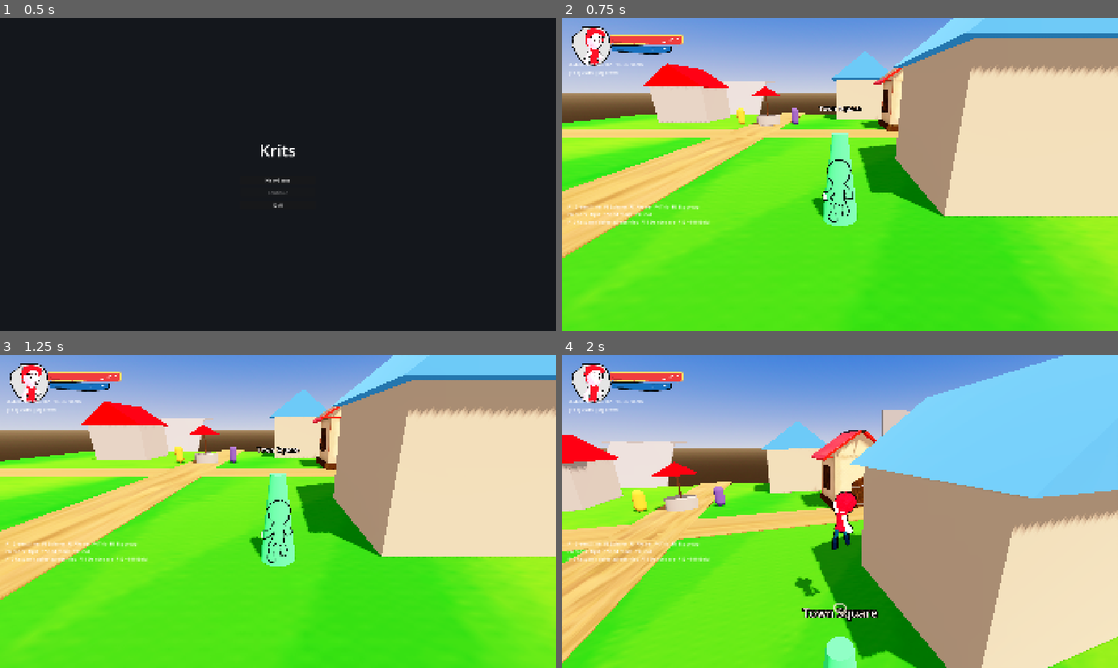
Above: before the commit, frames 1-4 (two rows, left to right).
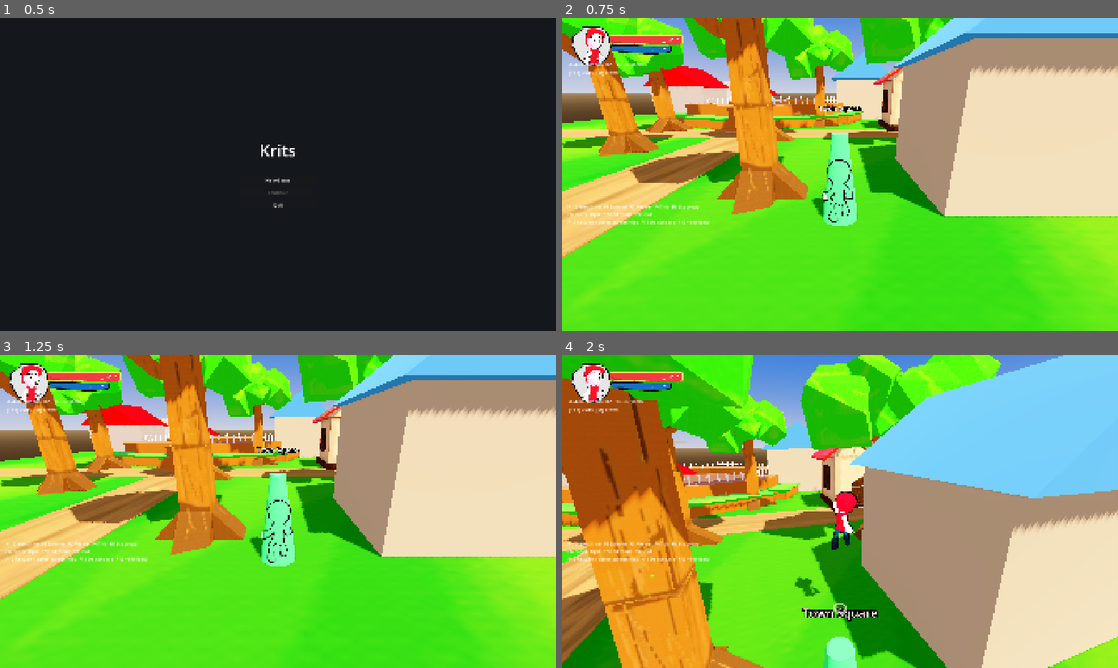
Above: after the commit, the same moments.

Repository: doggoanim/Krits
Game: Godot game, scene res://ui/main_menu.tscn
Same seed, same stepped clock (60 frames per second), same inputs: the game is played once before the commit and once after it.
Inputs (mouse positions are in pixels of both pictures, inside the frame that each line leads up to):
- Up to frame 1 (0.5 s): no input
- Up to frame 2 (0.75 s): click "New Game" at 0.5 s
- Up to frame 3 (1.25 s): no input
- Up to frame 4 (2 s): tap Enter at 1.25 s; move the mouse to (867, 511) at 1.27 s; hold W (move_forward) from 1.28 s (still down); hold Ctrl (crouch_pound) from 1.28 s (still down); click (867, 511) at 1.42 s; tap Space (jump) at 1.52 s

Frame 1 is identical in both runs. In frame 2, 19% of the frame differs, in the area x 0-71%, y 0-63%; in frame 3, 19%; in frame 4, 36%, in the area x 0-79%, y 0-100%.

Commit message:
more assets

Diff:
--- a/world/hometown.tscn
+++ b/world/hometown.tscn
@@ -7,8 +7,16 @@
 [ext_resource type="Script" uid="uid://cs21yl2vng0jt" path="res://world/shop_keeper.gd" id="1_shopkeeper"]
 [ext_resource type="Script" uid="uid://c4mis6pkpkvbk" path="res://world/spawnpoint.gd" id="1_spawn"]
 [ext_resource type="Texture2D" uid="uid://biqs2l4jk2u38" path="res://assets/textures/dirt_1.jpg" id="2_dvlkn"]
+[ext_resource type="PackedScene" uid="uid://dld5ve85ktgju" path="res://assets/world/lake_chesburg.glb" id="2_l8gsu"]
+[ext_resource type="PackedScene" uid="uid://bfbpaevs3oe6f" path="res://assets/world/tree_chesburg_1.glb" id="10_qjukg"]
+[ext_resource type="PackedScene" uid="uid://bgi0nckpg0qug" path="res://assets/world/tree_chesburg_2.glb" id="11_o8fgi"]
+[ext_resource type="PackedScene" uid="uid://c43welks1se8g" path="res://assets/world/tree_chesburg_3.glb" id="12_8ru6n"]
 [ext_resource type="PackedScene" uid="uid://3qh41uwbj8kg" path="res://world/water/water.tscn" id="13_8ru6n"]
+[ext_resource type="PackedScene" uid="uid://b7yepay0t2k7j" path="res://assets/world/tree_chesburg_5.glb" id="13_b2jir"]
 [ext_resource type="PackedScene" uid="uid://ivt8hkai4lc4" path="res://assets/world/house_chesburg_1.glb" id="14_6yx7h"]
+[ext_resource type="PackedScene" uid="uid://dwsqlkkxwt0wo" path="res://assets/world/tree_chesburg_4.glb" id="14_l8gsu"]
+[ext_resource type="PackedScene" uid="uid://clkm5ngwo17ku" path="res://assets/world/tree_chesburg_６.glb" id="15_qxovf"]
+[ext_resource type="PackedScene" uid="uid://bkxlyousnd7ld" path="res://assets/world/tree_chesburg_7.glb" id="16_cx2cw"]
 
 [sub_resource type="StandardMaterial3D" id="Mat_Grass"]
 albedo_color = Color(0.5686275, 0.73333335, 0.30588236, 1)
@@ -35,6 +43,47 @@
 
 [sub_resource type="BoxMesh" id="Mesh_PathEW"]
 size = Vector3(44, 0.05, 4)
+
+[sub_resource type="BoxShape3D" id="Shape_Step1"]
+size = Vector3(4, 1.5, 10)
+
+[sub_resource type="StandardMaterial3D" id="Mat_HillStep"]
+albedo_color = Color(0.6509804, 0.42745098, 0.11372549, 1)
+albedo_texture = ExtResource("1_o4qy2")
+
+[sub_resource type="BoxMesh" id="Mesh_Step1"]
+size = Vector3(4, 1.5, 10)
+
+[sub_resource type="BoxShape3D" id="Shape_Step2"]
+size = Vector3(4, 3, 10)
+
+[sub_resource type="BoxMesh" id="Mesh_Step2"]
+size = Vector3(4, 3, 10)
+
+[sub_resource type="BoxShape3D" id="Shape_Step3"]
+size = Vector3(4, 4.5, 10)
+
+[sub_resource type="BoxMesh" id="Mesh_Step3"]
+size = Vector3(4, 4.5, 10)
+
+[sub_resource type="BoxShape3D" id="Shape_HillTop"]
+size = Vector3(10, 1, 10)
+
+[sub_resource type="StandardMaterial3D" id="Mat_HillTop"]
+albedo_color = Color(0.5686275, 0.73333335, 0.30588236, 1)
+albedo_texture = ExtResource("1_epjlq")
+
+[sub_resource type="BoxMesh" id="Mesh_HillTop"]
+size = Vector3(10, 1, 10)
+
+[sub_resource type="BoxMesh" id="BoxMesh_bf34x"]
+size = Vector3(10.715, 0.35, 12.595)
+
+[sub_resource type="BoxShape3D" id="BoxShape3D_gka81"]
+size = Vector3(10.715, 0.35, 12.595)
+
+[sub_resource type="BoxShape3D" id="BoxShape3D_70bq6"]
+size = Vector3(10.715, 0.35, 12.595)
 
 [sub_resource type="BoxShape3D" id="Shape_House1Walls"]
 size = Vector3(6, 4, 6)
@@ -118,53 +167,6 @@
 bottom_radius = 1.6
 height = 1.0
 
-[sub_resource type="BoxShape3D" id="Shape_Step1"]
-size = Vector3(4, 1.5, 10)
-
-[sub_resource type="StandardMaterial3D" id="Mat_HillStep"]
-albedo_color = Color(0.6509804, 0.42745098, 0.11372549, 1)
-albedo_texture = ExtResource("1_o4qy2")
-
-[sub_resource type="BoxMesh" id="Mesh_Step1"]
-size = Vector3(4, 1.5, 10)
-
-[sub_resource type="BoxShape3D" id="Shape_Step2"]
-size = Vector3(4, 3, 10)
-
-[sub_resource type="BoxMesh" id="Mesh_Step2"]
-size = Vector3(4, 3, 10)
-
-[sub_resource type="BoxShape3D" id="Shape_Step3"]
-size = Vector3(4, 4.5, 10)
-
-[sub_resource type="BoxMesh" id="Mesh_Step3"]
-size = Vector3(4, 4.5, 10)
-
-[sub_resource type="BoxShape3D" id="Shape_HillTop"]
-size = Vector3(10, 1, 10)
-
-[sub_resource type="StandardMaterial3D" id="Mat_HillTop"]
-albedo_color = Color(0.5686275, 0.73333335, 0.30588236, 1)
-albedo_texture = ExtResource("1_epjlq")
-
-[sub_resource type="BoxMesh" id="Mesh_HillTop"]
-size = Vector3(10, 1, 10)
-
-[sub_resource type="BoxMesh" id="BoxMesh_bf34x"]
-size = Vector3(10.715, 0.35, 12.595)
-
-[sub_resource type="BoxShape3D" id="BoxShape3D_gka81"]
-size = Vector3(10.715, 0.35, 12.595)
-
-[sub_resource type="BoxShape3D" id="BoxShape3D_70bq6"]
-size = Vector3(10.715, 0.35, 12.595)
-
-[sub_resource type="BoxMesh" id="BoxMesh_wgm46"]
-size = Vector3(0.63, 11.65, 7.895)
-
-[sub_resource type="BoxShape3D" id="BoxShape3D_bf34x"]
-size = Vector3(0.63, 11.65, 7.895)
-
 [sub_resource type="CapsuleShape3D" id="Shape_MiraBody"]
 radius = 0.4
 height = 1.8
@@ -187,19 +189,15 @@
 radius = 0.4
 height = 1.8
 
+[sub_resource type="BoxMesh" id="BoxMesh_wgm46"]
+size = Vector3(0.63, 11.65, 7.895)
+
+[sub_resource type="BoxShape3D" id="BoxShape3D_bf34x"]
+size = Vector3(0.63, 11.65, 7.895)
+
 [node name="Hometown" type="Node3D" unique_id=1195529557]
 
-[node name="Terrain" type="Node3D" parent="."]
-
-[node name="Buildings" type="Node3D" parent="."]
-
-[node name="Props" type="Node3D" parent="."]
-
-[node name="NPCs" type="Node3D" parent="."]
-
-[node name="Spawnpoints" type="Node3D" parent="."]
-
-[node name="Debug" type="Node3D" parent="."]
+[node name="Terrain" type="Node3D" parent="." unique_id=523119175]
 
 [node name="Ground" type="StaticBody3D" parent="Terrain" unique_id=376223182]
 transform = Transform3D(1, 0, 0, 0, 1, 0, 0, 0, 1, 0, -0.5, 0)
@@ -236,6 +234,74 @@
 material_override = SubResource("Mat_DirtPath")
 mesh = SubResource("Mesh_PathEW")
 
+[node name="Hill" type="Node3D" parent="Terrain" unique_id=993983351]
+
+[node name="Step1" type="StaticBody3D" parent="Terrain/Hill" unique_id=467105897]
+transform = Transform3D(1, 0, 0, 0, 1, 0, 0, 0, 1, 30, 0.75, 0)
+collision_layer = 129
+
+[node name="Collision" type="CollisionShape3D" parent="Terrain/Hill/Step1" unique_id=1305188359]
+shape = SubResource("Shape_Step1")
+
+[node name="Mesh" type="MeshInstance3D" parent="Terrain/Hill/Step1" unique_id=1670024902]
+material_override = SubResource("Mat_HillStep")
+mesh = SubResource("Mesh_Step1")
+
+[node name="Step2" type="StaticBody3D" parent="Terrain/Hill" unique_id=1560727371]
+transform = Transform3D(1, 0, 0, 0, 1, 0, 0, 0, 1, 34, 1.5, 0)
+collision_layer = 129
+
+[node name="Collision" type="CollisionShape3D" parent="Terrain/Hill/Step2" unique_id=2074909451]
+shape = SubResource("Shape_Step2")
+
+[node name="Mesh" type="MeshInstance3D" parent="Terrain/Hill/Step2" unique_id=1764182827]
+material_override = SubResource("Mat_HillStep")
+mesh = SubResource("Mesh_Step2")
+
+[node name="Step3" type="StaticBody3D" parent="Terrain/Hill" unique_id=1926949453]
+transform = Transform3D(1, 0, 0, 0, 1, 0, 0, 0, 1, 38, 2.25, 0)
+collision_layer = 129
+
+[node name="Collision" type="CollisionShape3D" parent="Terrain/Hill/Step3" unique_id=83181022]
+shape = SubResource("Shape_Step3")
+
+[node name="Mesh" type="MeshInstance3D" parent="Terrain/Hill/Step3" unique_id=395809838]
+material_override = SubResource("Mat_HillStep")
+mesh = SubResource("Mesh_Step3")
+
+[node name="Top" type="StaticBody3D" parent="Terrain/Hill" unique_id=1459137163]
+transform = Transform3D(1, 0, 0, 0, 1, 0, 0, 0, 1, 42, 4.5, 0)
+collision_layer = 129
+
+[node name="Collision" type="CollisionShape3D" parent="Terrain/Hill/Top" unique_id=2079429613]
+shape = SubResource("Shape_HillTop")
+
+[node name="Mesh" type="MeshInstance3D" parent="Terrain/Hill/Top" unique_id=2135999032]
+material_override = SubResource("Mat_HillTop")
+mesh = SubResource("Mesh_HillTop")
+
+[node name="SLOPE" type="StaticBody3D" parent="Terrain" unique_id=706873338]
+transform = Transform3D(1, 0, 0, 0, 0.7175379, -0.6965196, 0, 0.6965196, 0.7175379, -15.957043, 1.6517792, -36.796364)
+
+[node name="MeshInstance3D" type="MeshInstance3D" parent="Terrain/SLOPE" unique_id=1707694586]
+mesh = SubResource("BoxMesh_bf34x")
+
+[node name="CollisionShape3D" type="CollisionShape3D" parent="Terrain/SLOPE" unique_id=382698887]
+shape = SubResource("BoxShape3D_gka81")
+
+[node name="SLOPE2" type="StaticBody3D" parent="Terrain" unique_id=1264340287]
+transform = Transform3D(1, 0, 0, 0, 0.999347, -0.036133796, 0, 0.036133796, 0.999347, -15.957043, 1.6517792, -36.796364)
+
+[node name="MeshInstance3D" type="MeshInstance3D" parent="Terrain/SLOPE2" unique_id=1197038778]
+transform = Transform3D(1, 0, 0, 0, 1, 0, 0, 0, 1, -1.1604843, 4.194363, -10.870823)
+mesh = SubResource("BoxMesh_bf34x")
+
+[node name="CollisionShape3D" type="CollisionShape3D" parent="Terrain/SLOPE2" unique_id=958427448]
+transform = Transform3D(1, 0, 0, 0, 1, 0, 0, 0, 1, -1.1604843, 4.194363, -10.870823)
+shape = SubResource("BoxShape3D_70bq6")
+
+[node name="Buildings" type="Node3D" parent="." unique_id=1303486059]
+
 [node name="House1" type="Node3D" parent="Buildings" unique_id=4247218]
 transform = Transform3D(1, 0, 0, 0, 1, 0, 0, 0, 1, -11, 0, -11)
 
@@ -331,6 +397,11 @@
 
 [node name="CollisionShape3D" type="CollisionShape3D" parent="Buildings/House4/Roof" unique_id=187202882]
 shape = SubResource("ConcavePolygonShape3D_8mbmp")
+
+[node name="house_chesburg_1" parent="Buildings" unique_id=666560511 instance=ExtResource("14_6yx7h")]
+transform = Transform3D(1, 0, 0, 0, 1, 0, 0, 0, 1, 14.971166, 0, -3.766163)
+
+[node name="Props" type="Node3D" parent="." unique_id=1770766056]
 
 [node name="Well" type="Node3D" parent="Props" unique_id=1249735749]
 transform = Transform3D(1, 0, 0, 0, 1, 0, 0, 0, 1, 0, 0, -6)
@@ -355,53 +426,42 @@
 material_override = SubResource("Mat_RoofRed")
 mesh = SubResource("Mesh_WellRoof")
 
-[node name="Hill" type="Node3D" parent="Terrain" unique_id=993983351]
-
-[node name="Step1" type="StaticBody3D" parent="Terrain/Hill" unique_id=467105897]
-transform = Transform3D(1, 0, 0, 0, 1, 0, 0, 0, 1, 30, 0.75, 0)
-collision_layer = 129
-
-[node name="Collision" type="CollisionShape3D" parent="Terrain/Hill/Step1" unique_id=1305188359]
-shape = SubResource("Shape_Step1")
-
-[node name="Mesh" type="MeshInstance3D" parent="Terrain/Hill/Step1" unique_id=1670024902]
-material_override = SubResource("Mat_HillStep")
-mesh = SubResource("Mesh_Step1")
-
-[node name="Step2" type="StaticBody3D" parent="Terrain/Hill" unique_id=1560727371]
-transform = Transform3D(1, 0, 0, 0, 1, 0, 0, 0, 1, 34, 1.5, 0)
-collision_layer = 129
-
-[node name="Collision" type="CollisionShape3D" parent="Terrain/Hill/Step2" unique_id=2074909451]
-shape = SubResource("Shape_Step2")
-
-[node name="Mesh" type="MeshInstance3D" parent="Terrain/Hill/Step2" unique_id=1764182827]
-material_override = SubResource("Mat_HillStep")
-mesh = SubResource("Mesh_Step2")
-
-[node name="Step3" type="StaticBody3D" parent="Terrain/Hill" unique_id=1926949453]
-transform = Transform3D(1, 0, 0, 0, 1, 0, 0, 0, 1, 38, 2.25, 0)
-collision_layer = 129
-
-[node name="Collision" type="CollisionShape3D" parent="Terrain/Hill/Step3" unique_id=83181022]
-shape = SubResource("Shape_Step3")
-
-[node name="Mesh" type="MeshInstance3D" parent="Terrain/Hill/Step3" unique_id=395809838]
-material_override = SubResource("Mat_HillStep")
-mesh = SubResource("Mesh_Step3")
-
-[node name="Top" type="StaticBody3D" parent="Terrain/Hill" unique_id=1459137163]
-transform = Transform3D(1, 0, 0, 0, 1, 0, 0, 0, 1, 42, 4.5, 0)
-collision_layer = 129
-
-[node name="Collision" type="CollisionShape3D" parent="Terrain/Hill/Top" unique_id=2079429613]
-shape = SubResource("Shape_HillTop")
-
-[node name="Mesh" type="MeshInstance3D" parent="Terrain/Hill/Top" unique_id=2135999032]
-material_override = SubResource("Mat_HillTop")
-mesh = SubResource("Mesh_HillTop")
-
 [node name="Trees" type="Node3D" parent="Props" unique_id=1738221840]
+
+[node name="Water" parent="Props" unique_id=2126579471 instance=ExtResource("13_8ru6n")]
+transform = Transform3D(1, 0, 0, 0, 1, 0, 0, 0, 1, 5.2104874, 0, 34.901344)
+
+[node name="NPCs" type="Node3D" parent="." unique_id=298095596]
+
+[node name="ElderMira" type="StaticBody3D" parent="NPCs" unique_id=-1165481586]
+transform = Transform3D(1, 0, 0, 0, 1, 0, 0, 0, 1, 3, 0, -6)
+script = ExtResource("1_npc")
+dialogue = ExtResource("1_mira_dialogue")
+
+[node name="Collision" type="CollisionShape3D" parent="NPCs/ElderMira" unique_id=-1165481585]
+transform = Transform3D(1, 0, 0, 0, 1, 0, 0, 0, 1, 0, 0.9, 0)
+shape = SubResource("Shape_MiraBody")
+
+[node name="Mesh" type="MeshInstance3D" parent="NPCs/ElderMira" unique_id=-1165481584]
+transform = Transform3D(1, 0, 0, 0, 1, 0, 0, 0, 1, 0, 0.9, 0)
+material_override = SubResource("Mat_MiraRobe")
+mesh = SubResource("Mesh_MiraBody")
+
+[node name="ShopKeeper" type="StaticBody3D" parent="NPCs" unique_id=-1165481583]
+transform = Transform3D(1, 0, 0, 0, 1, 0, 0, 0, 1, -3, 0, -6)
+script = ExtResource("1_shopkeeper")
+prompt_text = "Press E to shop"
+
+[node name="Collision" type="CollisionShape3D" parent="NPCs/ShopKeeper" unique_id=-1165481582]
+transform = Transform3D(1, 0, 0, 0, 1, 0, 0, 0, 1, 0, 0.9, 0)
+shape = SubResource("Shape_ShopBody")
+
+[node name="Mesh" type="MeshInstance3D" parent="NPCs/ShopKeeper" unique_id=-1165481581]
+transform = Transform3D(1, 0, 0, 0, 1, 0, 0, 0, 1, 0, 0.9, 0)
+material_override = SubResource("Mat_ShopRobe")
+mesh = SubResource("Mesh_ShopBody")
+
+[node name="Spawnpoints" type="Node3D" parent="." unique_id=607103561]
 
 [node name="StartSpawn" type="Area3D" parent="Spawnpoints" unique_id=1738210625]
 transform = Transform3D(1, 0, 0, 0, 1, 0, 0, 0, 1, 8, 0, 14)
@@ -414,25 +474,7 @@
 spawn_id = &"overlook"
 display_name = "Hilltop"
 
-[node name="SLOPE" type="StaticBody3D" parent="Terrain" unique_id=706873338]
-transform = Transform3D(1, 0, 0, 0, 0.7175379, -0.6965196, 0, 0.6965196, 0.7175379, -15.957043, 1.6517792, -36.796364)
-
-[node name="MeshInstance3D" type="MeshInstance3D" parent="Terrain/SLOPE" unique_id=1707694586]
-mesh = SubResource("BoxMesh_bf34x")
-
-[node name="CollisionShape3D" type="CollisionShape3D" parent="Terrain/SLOPE" unique_id=382698887]
-shape = SubResource("BoxShape3D_gka81")
-
-[node name="SLOPE2" type="StaticBody3D" parent="Terrain" unique_id=1264340287]
-transform = Transform3D(1, 0, 0, 0, 0.999347, -0.036133796, 0, 0.036133796, 0.999347, -15.957043, 1.6517792, -36.796364)
-
-[node name="MeshInstance3D" type="MeshInstance3D" parent="Terrain/SLOPE2" unique_id=1197038778]
-transform = Transform3D(1, 0, 0, 0, 1, 0, 0, 0, 1, -1.1604843, 4.194363, -10.870823)
-mesh = SubResource("BoxMesh_bf34x")
-
-[node name="CollisionShape3D" type="CollisionShape3D" parent="Terrain/SLOPE2" unique_id=958427448]
-transform = Transform3D(1, 0, 0, 0, 1, 0, 0, 0, 1, -1.1604843, 4.194363, -10.870823)
-shape = SubResource("BoxShape3D_70bq6")
+[node name="Debug" type="Node3D" parent="." unique_id=419982432]
 
 [node name="test" type="StaticBody3D" parent="Debug" unique_id=911434677]
 transform = Transform3D(-1, 0, 8.742278e-08, 0, 1, 0, -8.742278e-08, 0, -1, 33.856796, 5.193923, -14.587875)
@@ -465,36 +507,26 @@
 [node name="CollisionShape3D" type="CollisionShape3D" parent="Debug/test3" unique_id=259425761]
 shape = SubResource("BoxShape3D_bf34x")
 
-[node name="ElderMira" type="StaticBody3D" parent="NPCs" unique_id=-1165481586]
-transform = Transform3D(1, 0, 0, 0, 1, 0, 0, 0, 1, 3, 0, -6)
-script = ExtResource("1_npc")
-dialogue = ExtResource("1_mira_dialogue")
-
-[node name="Collision" type="CollisionShape3D" parent="NPCs/ElderMira" unique_id=-1165481585]
-transform = Transform3D(1, 0, 0, 0, 1, 0, 0, 0, 1, 0, 0.9, 0)
-shape = SubResource("Shape_MiraBody")
-
-[node name="Mesh" type="MeshInstance3D" parent="NPCs/ElderMira" unique_id=-1165481584]
-transform = Transform3D(1, 0, 0, 0, 1, 0, 0, 0, 1, 0, 0.9, 0)
-material_override = SubResource("Mat_MiraRobe")
-mesh = SubResource("Mesh_MiraBody")
-
-[node name="ShopKeeper" type="StaticBody3D" parent="NPCs" unique_id=-1165481583]
-transform = Transform3D(1, 0, 0, 0, 1, 0, 0, 0, 1, -3, 0, -6)
-script = ExtResource("1_shopkeeper")
-prompt_text = "Press E to shop"
-
-[node name="Collision" type="CollisionShape3D" parent="NPCs/ShopKeeper" unique_id=-1165481582]
-transform = Transform3D(1, 0, 0, 0, 1, 0, 0, 0, 1, 0, 0.9, 0)
-shape = SubResource("Shape_ShopBody")
-
-[node name="Mesh" type="MeshInstance3D" parent="NPCs/ShopKeeper" unique_id=-1165481581]
-transform = Transform3D(1, 0, 0, 0, 1, 0, 0, 0, 1, 0, 0.9, 0)
-material_override = SubResource("Mat_ShopRobe")
-mesh = SubResource("Mesh_ShopBody")
-
-[node name="Water" parent="Props" unique_id=2126579471 instance=ExtResource("13_8ru6n")]
-transform = Transform3D(1, 0, 0, 0, 1, 0, 0, 0, 1, 5.2104874, 0, 34.901344)
-
-[node name="house_chesburg_1" parent="Buildings" unique_id=666560511 instance=ExtResource("14_6yx7h")]
-transform = Transform3D(1, 0, 0, 0, 1, 0, 0, 0, 1, 14.971166, 0, -3.766163)
+[node name="tree_chesburg_1" parent="." unique_id=1584612525 instance=ExtResource("10_qjukg")]
+transform = Transform3D(1, 0, 0, 0, 1, 0, 0, 0, 1, 13.55162, 4.7683716e-07, 4.8198366)
+
+[node name="tree_chesburg_2" parent="." unique_id=75116022 instance=ExtResource("11_o8fgi")]
+transform = Transform3D(1, 0, 0, 0, 1, 0, 0, 0, 1, 5.3346806, 0, 12.403303)
+
+[node name="tree_chesburg_3" parent="." unique_id=538649185 instance=ExtResource("12_8ru6n")]
+transform = Transform3D(1, 0, 0, 0, 1, 0, 0, 0, 1, -5.092019, 0, 6.0025244)
+
+[node name="tree_chesburg_5" parent="." unique_id=1441782480 instance=ExtResource("13_b2jir")]
+transform = Transform3D(1, 0, 0, 0, 1, 0, 0, 0, 1, 16.825775, -4.7683716e-07, 4.0841193)
+
+[node name="tree_chesburg_4" parent="." unique_id=1514547173 instance=ExtResource("14_l8gsu")]
+transform = Transform3D(1, 0, 0, 0, 1, 0, 0, 0, 1, 2.4792337, 4.7683716e-07, 2.8763103)
+
+[node name="tree_chesburg_６" parent="." unique_id=1709001957 instance=ExtResource("15_qxovf")]
+transform = Transform3D(1, 0, 0, 0, 1, 0, 0, 0, 1, 5.9661503, 0, -5.2476783)
+
+[node name="tree_chesburg_7" parent="." unique_id=1934332308 instance=ExtResource("16_cx2cw")]
+transform = Transform3D(1, 0, 0, 0, 1, 0, 0, 0, 1, -8.380696, 0, -2.08021)
+
+[node name="lake_chesburg" parent="." unique_id=1550830804 instance=ExtResource("2_l8gsu")]
+transform = Transform3D(1, 0, 0, 0, 1, 0, 0, 0, 1, -1.2930708, 0.034999616, -15.2475395)
Binary file added: assets/world/lake_chesburg.glb
Not shown, added: assets/world/lake_chesburg.glb.import
Binary file added: assets/world/lake_chesburg_Untitled.png
Not shown, added: assets/world/lake_chesburg_Untitled.png.import
Binary file added: assets/world/lake_chesburg_chesburg_lake.png
Not shown, added: assets/world/lake_chesburg_chesburg_lake.png.import
Binary file changed: assets/world/tree_chesburg_1.glb
Binary file changed: assets/world/tree_chesburg_2.glb
Binary file changed: assets/world/tree_chesburg_3.glb
Binary file changed: assets/world/tree_chesburg_4.glb
Binary file changed: assets/world/tree_chesburg_5.glb
Binary file added: assets/world/tree_chesburg_7.glb
(and 7 more such lines)
